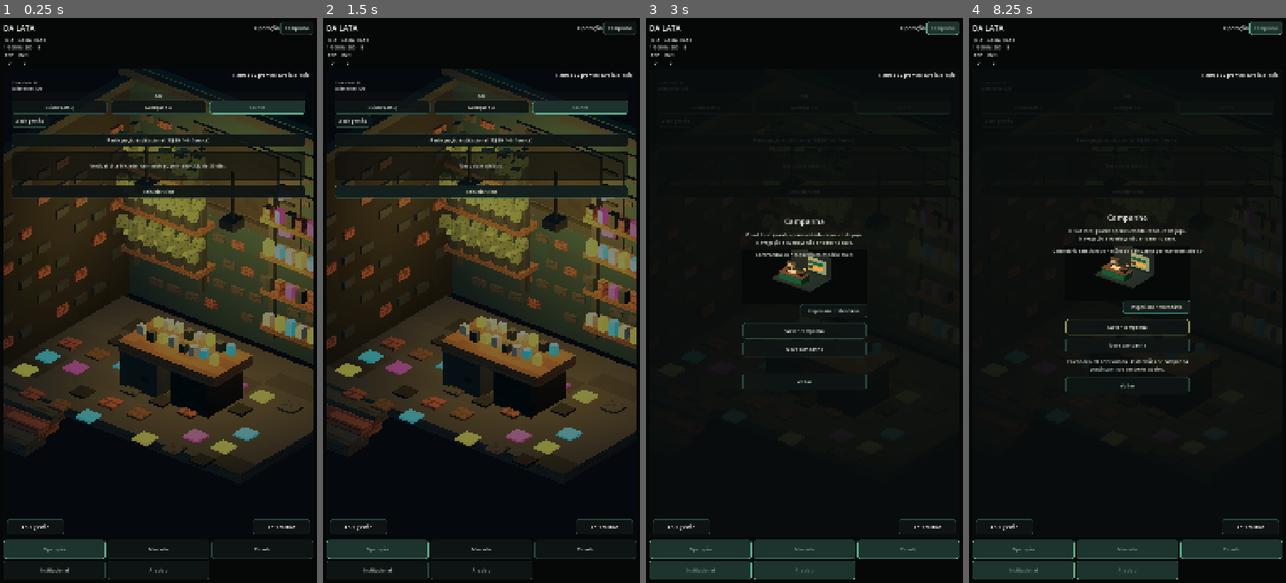
Above: before the commit, frames 1-4 (left to right).
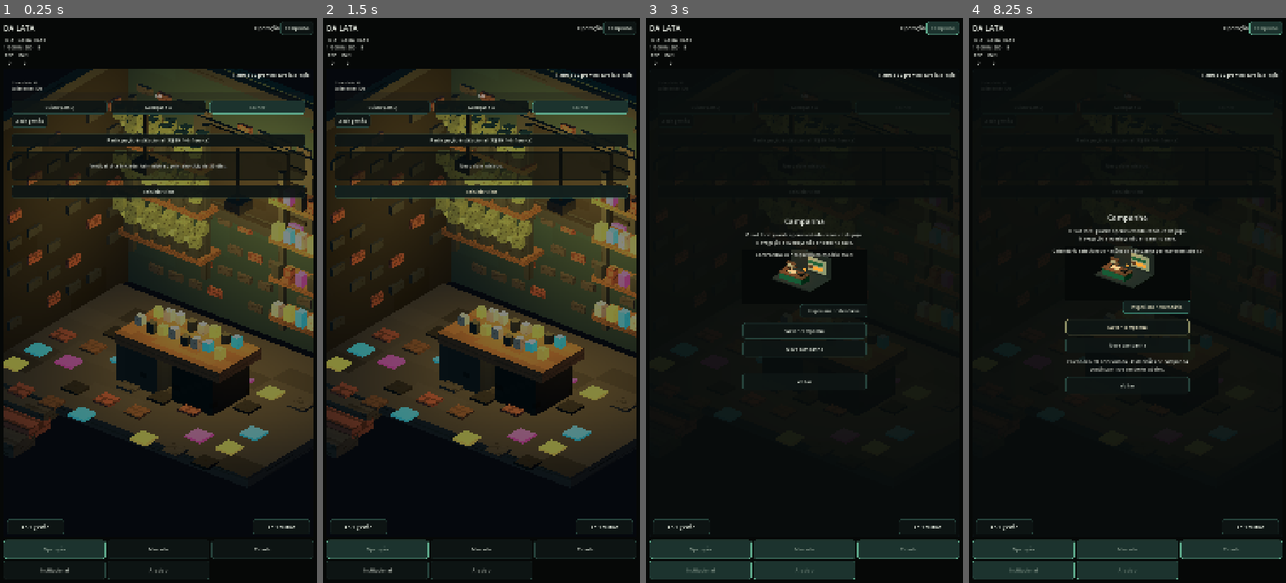
Above: after the commit, the same moments.

Repository: az1nn/growing-rio
Game: Godot game, scene res://scenes/shell/game_shell.tscn
Two runs of this game, one before a commit and one after it. Both use one fixed random seed, a clock stepped at 60 frames per second and the inputs below.
Inputs:
- Up to frame 1 (0.25 s): no input
- Up to frame 2 (1.5 s): click "Reiniciar ciclo" at 0.5 s; click "Reiniciar ciclo" at 1.25 s
- Up to frame 3 (3 s): click "Reiniciar ciclo" at 2 s; click "Campanha" at 2.75 s
- Up to frame 4 (8.25 s): click "Abrir gestão" at 3.5 s; click "Abrir cultivo" at 4.25 s; click "Cuidar (-R$5)" at 5 s; click "Avançar dia" at 5.75 s; click "Abrir gestão" at 6.5 s; click "Participação institucional (-…" at 7.25 s; click "Inspecionar calendário" at 8 s

The runs differ from the first frame. In frame 1, 22% of the frame differs, in the area x 1-99%, y 9-80%; in frame 2, 22%; in frame 3, less than 0.1%; in frame 4, less than 0.1%.

Commit message:
fix(012): apply R04 Candidate 5 portrait framing

Diff:
--- a/scenes/visual/operation_diorama.gd
+++ b/scenes/visual/operation_diorama.gd
@@ -17,9 +17,9 @@
 @onready var management_button: Button = $ManagementActionButton
 @onready var interaction_status: Label = $InteractionStatus
 
-const V1_CAMERA_POSITION := Vector3(6.1, 7.15, 7.8)
+const V1_CAMERA_POSITION := Vector3(6.1, 6.95, 7.8)
 const V1_CAMERA_ROTATION := Vector3(-0.50, 0.68, 0.0)
-const V1_CAMERA_SIZE := 5.10
+const V1_CAMERA_SIZE := 4.70
 const V1_OPERATION_PIXEL_SHRINK := 3
 
 const V1_WORKBENCH_MATERIAL_ROLES := {
@@ -1364,33 +1364,33 @@
                 management_focus = supply_prop
     _add_point_light(rebuild, "SupplyWarmPool", Vector3(1.50, 2.35, -1.08), &"accent_amber", 4.7, 3.0)
 
-    # Candidate 4: one deliberate shutter/graffiti field behind the accepted crown.
+    # Candidate 5: recenter the existing shutter/graffiti + crown focal cluster below the HUD band.
     # This stays inside OperationV1AcceptedRebuild; it is not another additive dressing generation.
-    _add_box(rebuild, "AcceptedShutterField", Vector3(-0.17, 2.93, -2.27), Vector3(2.30, 1.62, 0.055), &"painted_metal")
+    _add_box(rebuild, "AcceptedShutterField", Vector3(-0.17, 2.58, -2.27), Vector3(2.30, 1.62, 0.055), &"painted_metal")
     for slat in range(5):
         _add_box(
             rebuild,
             "AcceptedShutterSlat_%02d" % slat,
-            Vector3(-0.17, 2.34 + float(slat) * 0.29, -2.20),
+            Vector3(-0.17, 1.99 + float(slat) * 0.29, -2.20),
             Vector3(2.12, 0.055, 0.045),
             &"structural_dark",
         )
-    _add_box(rebuild, "GraffitiStrokeCyan", Vector3(-0.63, 2.72, -2.14), Vector3(1.16, 0.12, 0.055), &"accent_cyan", Vector3(0.0, 0.0, -0.34))
-    _add_box(rebuild, "GraffitiStrokeMagenta", Vector3(0.34, 2.93, -2.13), Vector3(1.18, 0.12, 0.055), &"accent_magenta", Vector3(0.0, 0.0, 0.41))
-    _add_box(rebuild, "GraffitiPixelCyan", Vector3(-0.98, 3.18, -2.12), Vector3(0.24, 0.24, 0.055), &"accent_cyan")
-    _add_box(rebuild, "GraffitiPixelMagenta", Vector3(0.77, 2.48, -2.12), Vector3(0.25, 0.25, 0.055), &"accent_magenta")
-
-    _add_box(rebuild, "CrownField", Vector3(-0.17, 3.13, -2.11), Vector3(1.58, 1.28, 0.045), &"structural_dark")
-    _add_box(rebuild, "CrownBase", Vector3(-0.17, 2.88, -2.18), Vector3(1.05, 0.13, 0.055), &"accent_amber")
-    _add_box(rebuild, "CrownPeakLeft", Vector3(-0.53, 3.23, -2.17), Vector3(0.13, 0.67, 0.055), &"accent_amber", Vector3(0.0, 0.0, -0.42))
-    _add_box(rebuild, "CrownPeakMiddle", Vector3(-0.17, 3.34, -2.17), Vector3(0.13, 0.82, 0.055), &"accent_amber")
-    _add_box(rebuild, "CrownPeakRight", Vector3(0.19, 3.23, -2.17), Vector3(0.13, 0.67, 0.055), &"accent_amber", Vector3(0.0, 0.0, 0.42))
-    _add_box(rebuild, "CrownTipLeft", Vector3(-0.69, 3.52, -2.16), Vector3(0.14, 0.14, 0.055), &"accent_amber")
-    _add_box(rebuild, "CrownTipMiddle", Vector3(-0.17, 3.72, -2.16), Vector3(0.14, 0.14, 0.055), &"accent_amber")
-    _add_box(rebuild, "CrownTipRight", Vector3(0.35, 3.52, -2.16), Vector3(0.14, 0.14, 0.055), &"accent_amber")
-    _add_box(rebuild, "CrownSlashCyan", Vector3(-0.90, 3.05, -2.15), Vector3(0.36, 0.07, 0.055), &"accent_cyan", Vector3(0.0, 0.0, -0.48))
-    _add_box(rebuild, "CrownSlashMagenta", Vector3(0.53, 3.02, -2.15), Vector3(0.34, 0.07, 0.055), &"accent_magenta", Vector3(0.0, 0.0, 0.48))
-    _add_point_light(rebuild, "CrownGlow", Vector3(-0.17, 3.12, -1.38), &"accent_amber", 7.4, 3.4)
+    _add_box(rebuild, "GraffitiStrokeCyan", Vector3(-0.63, 2.37, -2.14), Vector3(1.16, 0.12, 0.055), &"accent_cyan", Vector3(0.0, 0.0, -0.34))
+    _add_box(rebuild, "GraffitiStrokeMagenta", Vector3(0.34, 2.58, -2.13), Vector3(1.18, 0.12, 0.055), &"accent_magenta", Vector3(0.0, 0.0, 0.41))
+    _add_box(rebuild, "GraffitiPixelCyan", Vector3(-0.98, 2.83, -2.12), Vector3(0.24, 0.24, 0.055), &"accent_cyan")
+    _add_box(rebuild, "GraffitiPixelMagenta", Vector3(0.77, 2.13, -2.12), Vector3(0.25, 0.25, 0.055), &"accent_magenta")
+
+    _add_box(rebuild, "CrownField", Vector3(-0.17, 2.78, -2.11), Vector3(1.58, 1.28, 0.045), &"structural_dark")
+    _add_box(rebuild, "CrownBase", Vector3(-0.17, 2.53, -2.18), Vector3(1.05, 0.13, 0.055), &"accent_amber")
+    _add_box(rebuild, "CrownPeakLeft", Vector3(-0.53, 2.88, -2.17), Vector3(0.13, 0.67, 0.055), &"accent_amber", Vector3(0.0, 0.0, -0.42))
+    _add_box(rebuild, "CrownPeakMiddle", Vector3(-0.17, 2.99, -2.17), Vector3(0.13, 0.82, 0.055), &"accent_amber")
+    _add_box(rebuild, "CrownPeakRight", Vector3(0.19, 2.88, -2.17), Vector3(0.13, 0.67, 0.055), &"accent_amber", Vector3(0.0, 0.0, 0.42))
+    _add_box(rebuild, "CrownTipLeft", Vector3(-0.69, 3.17, -2.16), Vector3(0.14, 0.14, 0.055), &"accent_amber")
+    _add_box(rebuild, "CrownTipMiddle", Vector3(-0.17, 3.37, -2.16), Vector3(0.14, 0.14, 0.055), &"accent_amber")
+    _add_box(rebuild, "CrownTipRight", Vector3(0.35, 3.17, -2.16), Vector3(0.14, 0.14, 0.055), &"accent_amber")
+    _add_box(rebuild, "CrownSlashCyan", Vector3(-0.90, 2.70, -2.15), Vector3(0.36, 0.07, 0.055), &"accent_cyan", Vector3(0.0, 0.0, -0.48))
+    _add_box(rebuild, "CrownSlashMagenta", Vector3(0.53, 2.67, -2.15), Vector3(0.34, 0.07, 0.055), &"accent_magenta", Vector3(0.0, 0.0, 0.48))
+    _add_point_light(rebuild, "CrownGlow", Vector3(-0.17, 2.77, -1.38), &"accent_amber", 7.4, 3.4)
 
     _add_box(rebuild, "FanFrameTop", Vector3(1.42, 3.92, -2.24), Vector3(0.92, 0.07, 0.07), &"painted_metal")
     _add_box(rebuild, "FanFrameBottom", Vector3(1.42, 3.13, -2.24), Vector3(0.92, 0.07, 0.07), &"painted_metal")
--- a/tests/operation_v1_diorama_test.gd
+++ b/tests/operation_v1_diorama_test.gd
@@ -56,11 +56,11 @@
     if viewport.render_target_update_mode != SubViewport.UPDATE_ALWAYS:
         _fail("Feature 012 R04 V1 viewport is not continuously rendering.")
         return
-    if camera.projection != Camera3D.PROJECTION_ORTHOGONAL or camera.size < 4.9 or camera.size > 5.2:
-        _fail("Feature 012 R04 lost accepted-room portrait framing.")
+    if camera.projection != Camera3D.PROJECTION_ORTHOGONAL or camera.size < 4.55 or camera.size > 4.85:
+        _fail("Feature 012 R04 lost Candidate-5 portrait zoom framing.")
         return
-    if camera.position.y < 7.0 or camera.position.y > 7.3:
-        _fail("Feature 012 R04 vertical safe-area framing regressed.")
+    if camera.position.y < 6.80 or camera.position.y > 7.05:
+        _fail("Feature 012 R04 Candidate-5 vertical framing regressed.")
         return
 
     for legacy_path in [
@@ -96,6 +96,15 @@
         return
     if not _has_v1_color(crown, "E7AD48") or not _has_v1_color(garden, "536E54"):
         _fail("Feature 012 R04 accepted crown/garden palette contract changed.")
+        return
+
+    var shutter := scene.get_node("Viewport/World/OperationV1AcceptedRebuild/AcceptedShutterField") as MeshInstance3D
+    var crown_tip_middle := scene.get_node("Viewport/World/OperationV1AcceptedRebuild/CrownTipMiddle") as MeshInstance3D
+    if shutter.position.y < 2.45 or shutter.position.y > 2.70:
+        _fail("Feature 012 R04 Candidate-5 shutter field drifted out of the visible center/back band.")
+        return
+    if crown.position.y < 2.40 or crown.position.y > 2.65 or crown_tip_middle.position.y > 3.40:
+        _fail("Feature 012 R04 crown focal cluster drifted back into the HUD-occluded band.")
         return
 
     var plant_focus := scene.get_node("Viewport/World/InteractivePlantCluster") as Area3D
